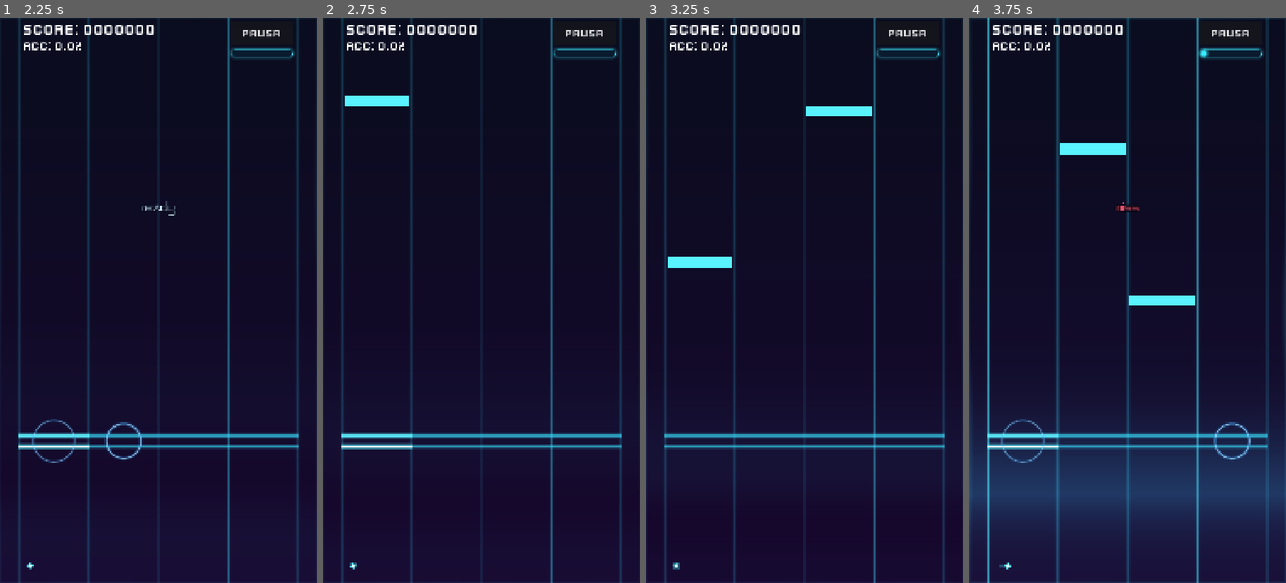
Above: before the commit, frames 1-4 (left to right).
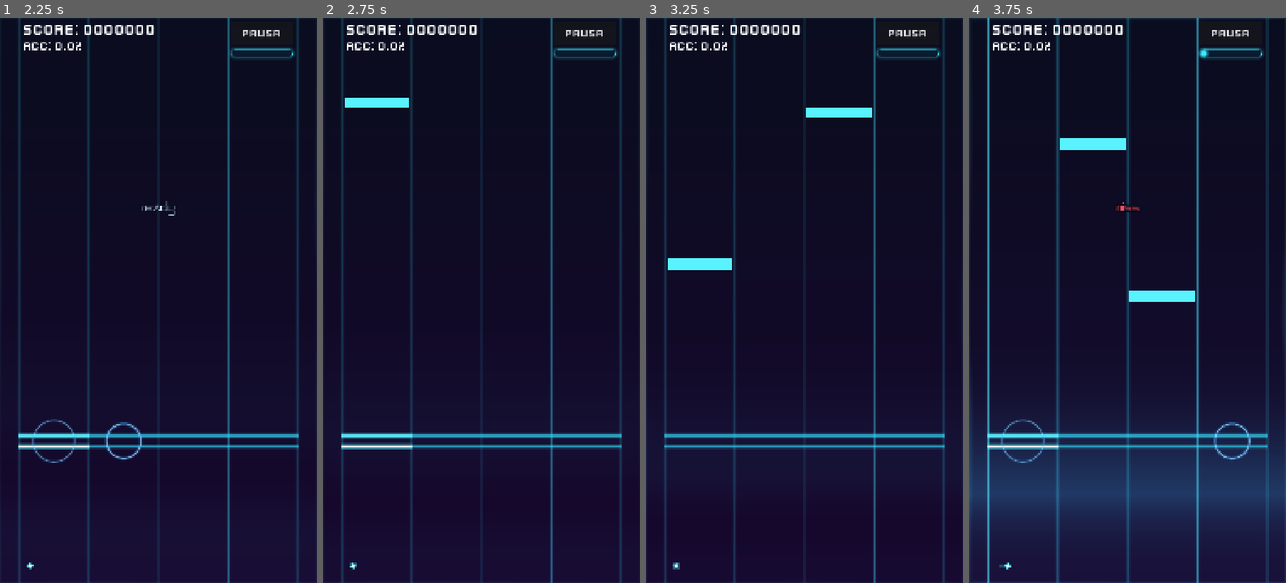
Above: after the commit, the same moments.

Repository: Carrillo524/FeelYourBeats
Game: Godot game, scene res://ui/game_session.tscn
The game is run twice, just before and just after one commit, with the same random seed, the same clock (stepped at 60 frames per second) and the same inputs. This scene is started directly instead of the project's main scene.
Inputs (mouse positions are in pixels of both pictures, inside the frame that each line leads up to):
- Up to frame 1 (2.25 s): click "PAUSA" at 0.5 s; click "REINICIAR" at 1.25 s; tap Enter at 2 s; move the mouse to (228, 272) at 2.02 s; hold D from 2.03 s (still down); tap F at 2.1 s; click (228, 272) at 2.17 s
- Up to frame 2 (2.75 s): keep holding D
- Up to frame 3 (3.25 s): release D at 2.75 s; tap Space at 2.75 s; drag from (741, 328) to (788, 413) at 2.77 s
- Up to frame 4 (3.75 s): move the mouse to (1159, 176) at 3.52 s; hold D from 3.53 s (still down); tap K at 3.6 s

Frame 1 is identical in both runs. In frame 2, 0.1% of the frame differs, in the area x 6-28%, y 13-16%; in frame 3, 0.2%; in frame 4, 0.7%, in the area x 28-72%, y 21-51%.

Commit message:
perf(gameplay): cull off-screen notes via O(k) sliding window and damp audio-clock jitter for 120Hz rain stability

Diff:
--- a/gameplay/game_session.gd
+++ b/gameplay/game_session.gd
@@ -7,9 +7,9 @@
 const DEMO_DURATION_SEC: float = 15.0
 const DEMO_SAMPLE_RATE: int = 8000
 const BACK_DEBOUNCE_MSEC: int = 300
-const SMOOTH_CLOCK_DRIFT_CORRECTION_RATE: float = 4.5
-const SMOOTH_CLOCK_HARD_CORRECTION_RATE: float = 9.0
-const SMOOTH_CLOCK_PHASE_TOLERANCE_SEC: float = 0.012
+const SMOOTH_CLOCK_DEADZONE_SEC: float = 0.006
+const SMOOTH_CLOCK_DRIFT_CORRECTION_RATE: float = 4.0
+const SMOOTH_CLOCK_MAX_CORRECTION_ALPHA: float = 0.08
 const SMOOTH_CLOCK_SNAP_THRESHOLD_SEC: float = 0.080
 const SMOOTH_CLOCK_MAX_DELTA_SEC: float = 0.05
 
@@ -123,14 +123,17 @@
 	var drift_sec: float = p_target_audio_time_sec - predicted_time
 	var abs_drift_sec: float = absf(drift_sec)
 
-	if abs_drift_sec >= SMOOTH_CLOCK_SNAP_THRESHOLD_SEC:
+	if abs_drift_sec > SMOOTH_CLOCK_SNAP_THRESHOLD_SEC:
 		smooth_song_time = p_target_audio_time_sec
-	elif abs_drift_sec <= SMOOTH_CLOCK_PHASE_TOLERANCE_SEC:
-		var soft_alpha: float = clampf(SMOOTH_CLOCK_DRIFT_CORRECTION_RATE * dt, 0.0, 1.0)
-		smooth_song_time = maxf(prev_time, lerpf(predicted_time, p_target_audio_time_sec, soft_alpha))
+	elif abs_drift_sec < SMOOTH_CLOCK_DEADZONE_SEC:
+		smooth_song_time = predicted_time
 	else:
-		var pull_alpha: float = clampf(SMOOTH_CLOCK_HARD_CORRECTION_RATE * dt, 0.0, 1.0)
-		smooth_song_time = maxf(prev_time, lerpf(predicted_time, p_target_audio_time_sec, pull_alpha))
+		var corr_alpha: float = clampf(
+			dt * SMOOTH_CLOCK_DRIFT_CORRECTION_RATE,
+			0.0,
+			SMOOTH_CLOCK_MAX_CORRECTION_ALPHA
+		)
+		smooth_song_time = maxf(prev_time, lerpf(predicted_time, p_target_audio_time_sec, corr_alpha))
 	return smooth_song_time
 
 
@@ -139,14 +142,13 @@
 		return smooth_song_time
 	if dsp_clock.audio_player != null and dsp_clock.audio_player.stream != null and dsp_clock.audio_player.playing and not dsp_clock.audio_player.stream_paused:
 		var chart_offset: float = _active_chart.offset_sec if _active_chart != null else 0.0
-		var raw_audio_time: float = (
+		return (
 			dsp_clock.audio_player.get_playback_position()
 			+ maxf(0.0, AudioServer.get_time_since_last_mix())
 			- AudioServer.get_output_latency()
 			- chart_offset
 			- dsp_clock.user_offset_sec
 		)
-		return maxf(dsp_clock.get_current_dsp_time(), raw_audio_time)
 	return dsp_clock.get_current_dsp_time()
 
 
--- a/gameplay/lane_field.gd
+++ b/gameplay/lane_field.gd
@@ -28,6 +28,10 @@
 const RAIL_HOLD_GLOW_COLOR: Color = Color(0.28, 1.0, 0.85, 0.95)
 const CONTINUOUS_CORE_THICKNESS: float = 2.6
 const CONTINUOUS_GLOW_SCALE: float = 1.25
+const RAIL_ACTIVE_HOLD_THICKNESS: float = 3.4
+const RAIL_ACTIVE_PRESS_THICKNESS: float = 3.0
+const RAIL_ACTIVE_HOLD_GLOW_SCALE: float = 1.55
+const RAIL_ACTIVE_PRESS_GLOW_SCALE: float = 1.40
 
 const MAX_ACTIVE_RIPPLES: int = 16
 const RIPPLE_DURATION_SEC: float = 0.34
@@ -106,7 +110,10 @@
 var _visual_time_sec: float = 0.0
 var _use_external_smooth_time: bool = false
 var _external_smooth_time_sec: float = 0.0
+var _visible_start_idx: int = 0
 var _next_spawn_index: int = 0
+var _last_window_time_sec: float = -999.0
+var _last_frame_processed_notes: int = 0
 var _free_pool: Array[NoteView] = []
 var _active_views: Array[NoteView] = []
 var _lane_pressed_states: Array[bool] = [false, false, false, false]
@@ -116,9 +123,33 @@
 var _lane_hold_energy: PackedFloat32Array = PackedFloat32Array([0.0, 0.0, 0.0, 0.0])
 var _lane_hold_complete_flare: PackedFloat32Array = PackedFloat32Array([0.0, 0.0, 0.0, 0.0])
 var _touch_ripple_consumed_for_lane: Array[bool] = [false, false, false, false]
-var _touch_ripples: Array[Dictionary] = []
-var _hold_absorb_rings: Array[Dictionary] = []
-var _hit_particles: Array[Dictionary] = []
+
+# Preallocated touch ripple pool (0 heap allocations per frame)
+var _rip_active: PackedByteArray = PackedByteArray()
+var _rip_age: PackedFloat32Array = PackedFloat32Array()
+var _rip_duration: PackedFloat32Array = PackedFloat32Array()
+var _rip_pos: PackedVector2Array = PackedVector2Array()
+var _rip_color: PackedColorArray = PackedColorArray()
+var _rip_variant: PackedInt32Array = PackedInt32Array()
+var _rip_cursor: int = 0
+
+# Preallocated hold absorb ring pool (0 heap allocations per frame)
+var _ring_active: PackedByteArray = PackedByteArray()
+var _ring_age: PackedFloat32Array = PackedFloat32Array()
+var _ring_duration: PackedFloat32Array = PackedFloat32Array()
+var _ring_origin: PackedVector2Array = PackedVector2Array()
+var _ring_completion: PackedByteArray = PackedByteArray()
+var _ring_cursor: int = 0
+
+# Preallocated hold spark particle pool (0 heap allocations per frame)
+var _part_active: PackedByteArray = PackedByteArray()
+var _part_age: PackedFloat32Array = PackedFloat32Array()
+var _part_duration: PackedFloat32Array = PackedFloat32Array()
+var _part_pos: PackedVector2Array = PackedVector2Array()
+var _part_vel: PackedVector2Array = PackedVector2Array()
+var _part_radius: PackedFloat32Array = PackedFloat32Array()
+var _part_color: PackedColorArray = PackedColorArray()
+var _part_cursor: int = 0
 var _hold_spark_accumulator_sec: float = 0.0
 var _hold_ring_accumulator_sec: float = 0.0
 var _hit_effect_style: String = GameplayEffectsConfig.HIT_CLASSIC
@@ -211,6 +242,7 @@
 	if _chart != null and dsp_clock != null and dsp_clock.is_playing():
 		_visual_time_sec = _external_smooth_time_sec if _use_external_smooth_time else dsp_clock.get_visual_time_sec()
 		_ensure_pool()
+		_advance_visible_window(_visual_time_sec)
 		_spawn_visible_notes(_visual_time_sec)
 		_update_and_cull_active_views(_visual_time_sec)
 
@@ -254,50 +286,39 @@
 		_hold_spark_accumulator_sec = 0.0
 		_hold_ring_accumulator_sec = 0.0
 
-	var ring_idx: int = _hold_absorb_rings.size() - 1
-	while ring_idx >= 0:
-		var ring: Dictionary = _hold_absorb_rings[ring_idx]
-		var next_age: float = (ring["age"] as float) + dt
-		var duration: float = maxf(0.01, ring["duration"] as float)
-		if next_age >= duration:
-			_hold_absorb_rings.remove_at(ring_idx)
+	for ring_i: int in range(_ring_active.size()):
+		if _ring_active[ring_i] == 0:
+			continue
+		var next_age: float = _ring_age[ring_i] + dt
+		if next_age >= _ring_duration[ring_i]:
+			_ring_active[ring_i] = 0
 		else:
-			ring["age"] = next_age
-			_hold_absorb_rings[ring_idx] = ring
+			_ring_age[ring_i] = next_age
 		needs_redraw = true
-		ring_idx -= 1
-
-	var ripple_idx: int = _touch_ripples.size() - 1
-	while ripple_idx >= 0:
-		var ripple: Dictionary = _touch_ripples[ripple_idx]
-		var next_age: float = (ripple["age"] as float) + dt
-		var duration: float = maxf(0.01, ripple["duration"] as float)
-		if next_age >= duration:
-			_touch_ripples.remove_at(ripple_idx)
+
+	for rip_i: int in range(_rip_active.size()):
+		if _rip_active[rip_i] == 0:
+			continue
+		var next_age: float = _rip_age[rip_i] + dt
+		if next_age >= _rip_duration[rip_i]:
+			_rip_active[rip_i] = 0
 		else:
-			ripple["age"] = next_age
-			_touch_ripples[ripple_idx] = ripple
+			_rip_age[rip_i] = next_age
 		needs_redraw = true
-		ripple_idx -= 1
-
-	var particle_idx: int = _hit_particles.size() - 1
-	while particle_idx >= 0:
-		var particle: Dictionary = _hit_particles[particle_idx]
-		var next_age: float = (particle["age"] as float) + dt
-		var duration: float = maxf(0.01, particle["duration"] as float)
-		if next_age >= duration:
-			_hit_particles.remove_at(particle_idx)
+
+	for part_i: int in range(_part_active.size()):
+		if _part_active[part_i] == 0:
+			continue
+		var next_age: float = _part_age[part_i] + dt
+		if next_age >= _part_duration[part_i]:
+			_part_active[part_i] = 0
 		else:
-			var pos: Vector2 = particle["pos"] as Vector2
-			var vel: Vector2 = particle["vel"] as Vector2
+			var vel: Vector2 = _part_vel[part_i]
 			vel.y += PARTICLE_GRAVITY_PX_PER_SEC2 * dt
-			pos += vel * dt
-			particle["age"] = next_age
-			particle["pos"] = pos
-			particle["vel"] = vel
-			_hit_particles[particle_idx] = particle
+			_part_vel[part_i] = vel
+			_part_pos[part_i] = _part_pos[part_i] + (vel * dt)
+			_part_age[part_i] = next_age
 		needs_redraw = true
-		particle_idx -= 1
 
 	if _step_vanish_effect_pools(dt):
 		needs_redraw = true
@@ -367,8 +388,8 @@
 		var lane_end_x: float = lane_start_x + _lane_width
 		var active_core: Color = RAIL_HOLD_CORE_COLOR if is_holding else RAIL_PRESSED_CORE_COLOR
 		var active_glow: Color = RAIL_HOLD_GLOW_COLOR if is_holding else RAIL_PRESSED_GLOW_COLOR
-		var active_thickness: float = 3.4 if is_holding else 3.0
-		var active_scale: float = 1.55 if is_holding else 1.40
+		var active_thickness: float = RAIL_ACTIVE_HOLD_THICKNESS if is_holding else RAIL_ACTIVE_PRESS_THICKNESS
+		var active_scale: float = RAIL_ACTIVE_HOLD_GLOW_SCALE if is_holding else RAIL_ACTIVE_PRESS_GLOW_SCALE
 
 		_draw_glowing_horizontal_line(
 			lane_start_x,
@@ -441,14 +462,14 @@
 				Color(halo_col.r, halo_col.g, halo_col.b, inner_alpha)
 			)
 
-	# Soft ascending cyan/turquoise absorption rings drifting upward from contact point
-	var ring_count: int = _hold_absorb_rings.size()
-	for i: int in range(ring_count):
-		var ring: Dictionary = _hold_absorb_rings[i]
-		var origin: Vector2 = ring["origin"] as Vector2
-		var age: float = ring["age"] as float
-		var duration: float = maxf(0.01, ring["duration"] as float)
-		var is_completion: bool = ring["is_completion"] as bool
+	# Soft ascending cyan/turquoise absorption rings drifting upward from contact point (0 allocs/frame)
+	for i: int in range(_ring_active.size()):
+		if _ring_active[i] == 0:
+			continue
+		var origin: Vector2 = _ring_origin[i]
+		var age: float = _ring_age[i]
+		var duration: float = maxf(0.01, _ring_duration[i])
+		var is_completion: bool = _ring_completion[i] != 0
 		var t: float = clampf(age / duration, 0.0, 1.0)
 		var eased_t: float = 1.0 - pow(1.0 - t, 2.2)
 		var rise_speed: float = HOLD_RING_RISE_SPEED_PX_PER_SEC * (1.35 if is_completion else 1.0)
@@ -466,28 +487,28 @@
 
 
 func _draw_touch_ripples() -> void:
-	var ripple_count: int = _touch_ripples.size()
-	for i: int in range(ripple_count):
-		var ripple: Dictionary = _touch_ripples[i]
-		var pos: Vector2 = ripple["pos"] as Vector2
-		var age: float = ripple["age"] as float
-		var duration: float = maxf(0.01, ripple["duration"] as float)
-		var base_color: Color = ripple["color"] as Color
-		var variant: int = int(ripple.get("variant", 0))
+	for i: int in range(_rip_active.size()):
+		if _rip_active[i] == 0:
+			continue
+		var pos: Vector2 = _rip_pos[i]
+		var age: float = _rip_age[i]
+		var duration: float = maxf(0.01, _rip_duration[i])
+		var base_color: Color = _rip_color[i]
+		var variant: int = _rip_variant[i]
 		var t: float = clampf(age / duration, 0.0, 1.0)
 		_touch_renderer.draw_touch_effect(self, pos, t, _touch_effect_style, base_color, variant)
 
 
 func _draw_hit_particles() -> void:
-	var particle_count: int = _hit_particles.size()
-	for i: int in range(particle_count):
-		var particle: Dictionary = _hit_particles[i]
-		var pos: Vector2 = particle["pos"] as Vector2
-		var vel: Vector2 = particle["vel"] as Vector2
-		var age: float = particle["age"] as float
-		var duration: float = maxf(0.01, particle["duration"] as float)
-		var radius: float = particle["radius"] as float
-		var base_color: Color = particle["color"] as Color
+	for i: int in range(_part_active.size()):
+		if _part_active[i] == 0:
+			continue
+		var pos: Vector2 = _part_pos[i]
+		var vel: Vector2 = _part_vel[i]
+		var age: float = _part_age[i]
+		var duration: float = maxf(0.01, _part_duration[i])
+		var radius: float = _part_radius[i]
+		var base_color: Color = _part_color[i]
 		var t: float = clampf(age / duration, 0.0, 1.0)
 		var fade: float = 1.0 - (t * t)
 		var curr_radius: float = maxf(1.2, radius * (1.0 - t * 0.55))
@@ -578,12 +599,27 @@
 	_recycle_all_active_views()
 	_reset_lane_visual_states()
 	_chart = p_chart
-	_next_spawn_index = 0
+	reset_visible_window_cursor()
 	_use_external_smooth_time = false
 	_visual_time_sec = dsp_clock.get_visual_time_sec() if dsp_clock != null else 0.0
 	_external_smooth_time_sec = _visual_time_sec
 	queue_redraw()
 	return true
+
+
+func reset_visible_window_cursor() -> void:
+	_visible_start_idx = 0
+	_next_spawn_index = 0
+	_last_window_time_sec = -999.0
+	_last_frame_processed_notes = 0
+
+
+func get_visible_start_idx() -> int:
+	return _visible_start_idx
+
+
+func get_last_frame_processed_note_count() -> int:
+	return _last_frame_processed_notes
 
 
 func set_smooth_visual_time(p_smooth_time_sec: float) -> void:
@@ -632,6 +668,7 @@
 		return
 
 	_ensure_pool()
+	_advance_visible_window(_visual_time_sec)
 	_spawn_visible_notes(_visual_time_sec)
 	_update_and_cull_active_views(_visual_time_sec)
 
@@ -697,11 +734,19 @@
 
 
 func get_active_ripple_count() -> int:
-	return _touch_ripples.size()
+	var count: int = 0
+	for i: int in range(_rip_active.size()):
+		if _rip_active[i] != 0:
+			count += 1
+	return count
 
 
 func get_active_particle_count() -> int:
-	return _hit_particles.size()
+	var count: int = 0
+	for i: int in range(_part_active.size()):
+		if _part_active[i] != 0:
+			count += 1
+	return count
 
 
 func apply_gameplay_effects_config(p_config: GameplayEffectsConfig) -> void:
@@ -809,7 +854,11 @@
 
 
 func get_active_hold_absorb_ring_count() -> int:
-	return _hold_absorb_rings.size()
+	var count: int = 0
+	for i: int in range(_ring_active.size()):
+		if _ring_active[i] != 0:
+			count += 1
+	return count
 
 
 func get_divider_shake_offset_x() -> float:
@@ -1012,15 +1061,15 @@
 
 
 func _spawn_hold_absorb_ring(p_lane: int, p_is_completion: bool) -> void:
-	if _hold_absorb_rings.size() >= MAX_HOLD_ABSORB_RINGS:
-		_hold_absorb_rings.remove_at(0)
-	var origin: Vector2 = Vector2((float(p_lane) + 0.5) * _lane_width, _hit_line_y)
-	_hold_absorb_rings.append({
-		"origin": origin,
-		"age": 0.0,
-		"duration": HOLD_RING_DURATION_SEC * (1.20 if p_is_completion else 1.0),
-		"is_completion": p_is_completion,
-	})
+	if _ring_active.size() != MAX_HOLD_ABSORB_RINGS:
+		return
+	var slot: int = _ring_cursor
+	_ring_cursor = (_ring_cursor + 1) % MAX_HOLD_ABSORB_RINGS
+	_ring_active[slot] = 1
+	_ring_age[slot] = 0.0
+	_ring_duration[slot] = HOLD_RING_DURATION_SEC * (1.20 if p_is_completion else 1.0)
+	_ring_origin[slot] = Vector2((float(p_lane) + 0.5) * _lane_width, _hit_line_y)
+	_ring_completion[slot] = 1 if p_is_completion else 0
 	queue_redraw()
 
 
@@ -1045,18 +1094,17 @@
 
 
 func _spawn_touch_ripple(p_pos: Vector2, p_color: Color) -> void:
-	if _touch_ripples.size() >= MAX_ACTIVE_RIPPLES:
-		_touch_ripples.remove_at(0)
-
+	if _rip_active.size() != MAX_ACTIVE_RIPPLES:
+		return
 	_fx_seed_counter += 1
-	var variant: int = posmod((_fx_seed_counter * 7) + int(p_pos.x), TouchEffectRenderer.NOTE_VARIANT_COUNT)
-	_touch_ripples.append({
-		"pos": p_pos,
-		"age": 0.0,
-		"duration": TouchEffectRenderer.get_duration_for_style(_touch_effect_style),
-		"color": p_color,
-		"variant": variant,
-	})
+	var slot: int = _rip_cursor
+	_rip_cursor = (_rip_cursor + 1) % MAX_ACTIVE_RIPPLES
+	_rip_active[slot] = 1
+	_rip_age[slot] = 0.0
+	_rip_duration[slot] = TouchEffectRenderer.get_duration_for_style(_touch_effect_style)
+	_rip_pos[slot] = p_pos
+	_rip_color[slot] = p_color
+	_rip_variant[slot] = posmod((_fx_seed_counter * 7) + int(p_pos.x), TouchEffectRenderer.NOTE_VARIANT_COUNT)
 	queue_redraw()
 
 
@@ -1132,6 +1180,48 @@
 		_fr_local_polys.append(poly_slot)
 	_fr_world_poly_buf.resize(4)
 
+	_rip_active.resize(MAX_ACTIVE_RIPPLES)
+	_rip_age.resize(MAX_ACTIVE_RIPPLES)
+	_rip_duration.resize(MAX_ACTIVE_RIPPLES)
+	_rip_pos.resize(MAX_ACTIVE_RIPPLES)
+	_rip_color.resize(MAX_ACTIVE_RIPPLES)
+	_rip_variant.resize(MAX_ACTIVE_RIPPLES)
+	for r_i: int in range(MAX_ACTIVE_RIPPLES):
+		_rip_active[r_i] = 0
+		_rip_age[r_i] = 0.0
+		_rip_duration[r_i] = RIPPLE_DURATION_SEC
+		_rip_pos[r_i] = Vector2.ZERO
+		_rip_color[r_i] = COLOR_TOUCH_RIPPLE
+		_rip_variant[r_i] = 0
+
+	_ring_active.resize(MAX_HOLD_ABSORB_RINGS)
+	_ring_age.resize(MAX_HOLD_ABSORB_RINGS)
+	_ring_duration.resize(MAX_HOLD_ABSORB_RINGS)
+	_ring_origin.resize(MAX_HOLD_ABSORB_RINGS)
+	_ring_completion.resize(MAX_HOLD_ABSORB_RINGS)
+	for h_i: int in range(MAX_HOLD_ABSORB_RINGS):
+		_ring_active[h_i] = 0
+		_ring_age[h_i] = 0.0
+		_ring_duration[h_i] = HOLD_RING_DURATION_SEC
+		_ring_origin[h_i] = Vector2.ZERO
+		_ring_completion[h_i] = 0
+
+	_part_active.resize(MAX_ACTIVE_PARTICLES)
+	_part_age.resize(MAX_ACTIVE_PARTICLES)
+	_part_duration.resize(MAX_ACTIVE_PARTICLES)
+	_part_pos.resize(MAX_ACTIVE_PARTICLES)
+	_part_vel.resize(MAX_ACTIVE_PARTICLES)
+	_part_radius.resize(MAX_ACTIVE_PARTICLES)
+	_part_color.resize(MAX_ACTIVE_PARTICLES)
+	for p_i: int in range(MAX_ACTIVE_PARTICLES):
+		_part_active[p_i] = 0
+		_part_age[p_i] = 0.0
+		_part_duration[p_i] = 0.24
+		_part_pos[p_i] = Vector2.ZERO
+		_part_vel[p_i] = Vector2.ZERO
+		_part_radius[p_i] = 4.0
+		_part_color[p_i] = COLOR_HOLD_SPARK
+
 
 func _clear_vanish_effect_pools() -> void:
 	for i: int in range(_fw_active.size()):
@@ -1140,9 +1230,18 @@
 		_zf_active[j] = 0
 	for k: int in range(_fr_active.size()):
 		_fr_active[k] = 0
+	for r_i: int in range(_rip_active.size()):
+		_rip_active[r_i] = 0
+	for h_i: int in range(_ring_active.size()):
+		_ring_active[h_i] = 0
+	for p_i: int in range(_part_active.size()):
+		_part_active[p_i] = 0
 	_fw_cursor = 0
 	_zf_cursor = 0
 	_fr_cursor = 0
+	_rip_cursor = 0
+	_ring_cursor = 0
+	_part_cursor = 0
 
 
 func _step_vanish_effect_pools(p_dt: float) -> bool:
@@ -1442,17 +1541,17 @@
 	p_duration: float,
 	p_color: Color
 ) -> void:
-	if _hit_particles.size() >= MAX_ACTIVE_PARTICLES:
-		_hit_particles.remove_at(0)
-
-	_hit_particles.append({
-		"pos": p_pos,
-		"vel": p_vel,
-		"age": 0.0,
-		"duration": p_duration,
-		"radius": p_radius,
-		"color": p_color,
-	})
+	if _part_active.size() != MAX_ACTIVE_PARTICLES:
+		return
+	var slot: int = _part_cursor
+	_part_cursor = (_part_cursor + 1) % MAX_ACTIVE_PARTICLES
+	_part_active[slot] = 1
+	_part_age[slot] = 0.0
+	_part_duration[slot] = p_duration
+	_part_pos[slot] = p_pos
+	_part_vel[slot] = p_vel
+	_part_radius[slot] = p_radius
+	_part_color[slot] = p_color
 
 
 func _pseudo_rand_signed(p_seed: int) -> float:
@@ -1477,9 +1576,6 @@
 		_lane_hold_complete_flare[j] = 0.0
 	for k: int in range(_touch_ripple_consumed_for_lane.size()):
 		_touch_ripple_consumed_for_lane[k] = false
-	_touch_ripples.clear()
-	_hold_absorb_rings.clear()
-	_hit_particles.clear()
 	_clear_vanish_effect_pools()
 	_hold_spark_accumulator_sec = 0.0
 	_hold_ring_accumulator_sec = 0.0
@@ -1492,6 +1588,41 @@
 	_divider_tier = 0
 
 
+func _advance_visible_window(p_song_time_sec: float) -> void:
+	if _chart == null:
+		return
+	if _last_window_time_sec > -900.0 and p_song_time_sec < _last_window_time_sec - 0.05:
+		_recycle_all_active_views()
+		_visible_start_idx = 0
+		_next_spawn_index = 0
+	_last_window_time_sec = p_song_time_sec
+
+	var safe_speed: float = maxf(1.0, scroll_speed_px_per_sec)
+	var past_cutoff_sec: float = p_song_time_sec - (despawn_past_hit_line_px / safe_speed)
+	var notes: Array[NoteData] = _chart.notes
+	var note_count: int = notes.size()
+
+	while _visible_start_idx < note_count:
+		var candidate: NoteData = notes[_visible_start_idx]
+		if candidate == null:
+			_visible_start_idx += 1
+			continue
+
+		var is_holding: bool = hit_judge != null and hit_judge.is_note_actively_held(candidate)
+		if is_holding:
+			break
+
+		var is_resolved: bool = hit_judge != null and hit_judge.is_note_resolved(candidate)
+		var tail_end_sec: float = candidate.time_sec + maxf(0.0, candidate.duration_sec)
+		if is_resolved or tail_end_sec < past_cutoff_sec:
+			_visible_start_idx += 1
+		else:
+			break
+
+	if _next_spawn_index < _visible_start_idx:
+		_next_spawn_index = _visible_start_idx
+
+
 func _spawn_visible_notes(p_dsp_time_sec: float) -> void:
 	var safe_speed: float = maxf(1.0, scroll_speed_px_per_sec)
 	var lookahead_sec: float = (_hit_line_y + TOP_SPAWN_MARGIN_PX) / safe_speed
@@ -1499,6 +1630,8 @@
 
 	var notes: Array[NoteData] = _chart.notes
 	var note_count: int = notes.size()
+	var inspected_count: int = 0
+
 	while _next_spawn_index < note_count:
 		var candidate: NoteData = notes[_next_spawn_index]
 		if candidate == null:
@@ -1509,6 +1642,7 @@
 			break
 
 		_next_spawn_index += 1
+		inspected_count += 1
 
 		if hit_judge != null and hit_judge.is_note_resolved(candidate):
 			continue
@@ -1523,6 +1657,8 @@
 		var is_holding: bool = hit_judge != null and hit_judge.is_note_actively_held(candidate)
 		view.update_position(p_dsp_time_sec, _hit_line_y, is_holding)
 		_active_views.append(view)
+
+	_last_frame_processed_notes = inspected_count + _active_views.size()
 
 
 func _update_and_cull_active_views(p_dsp_time_sec: float) -> void:
